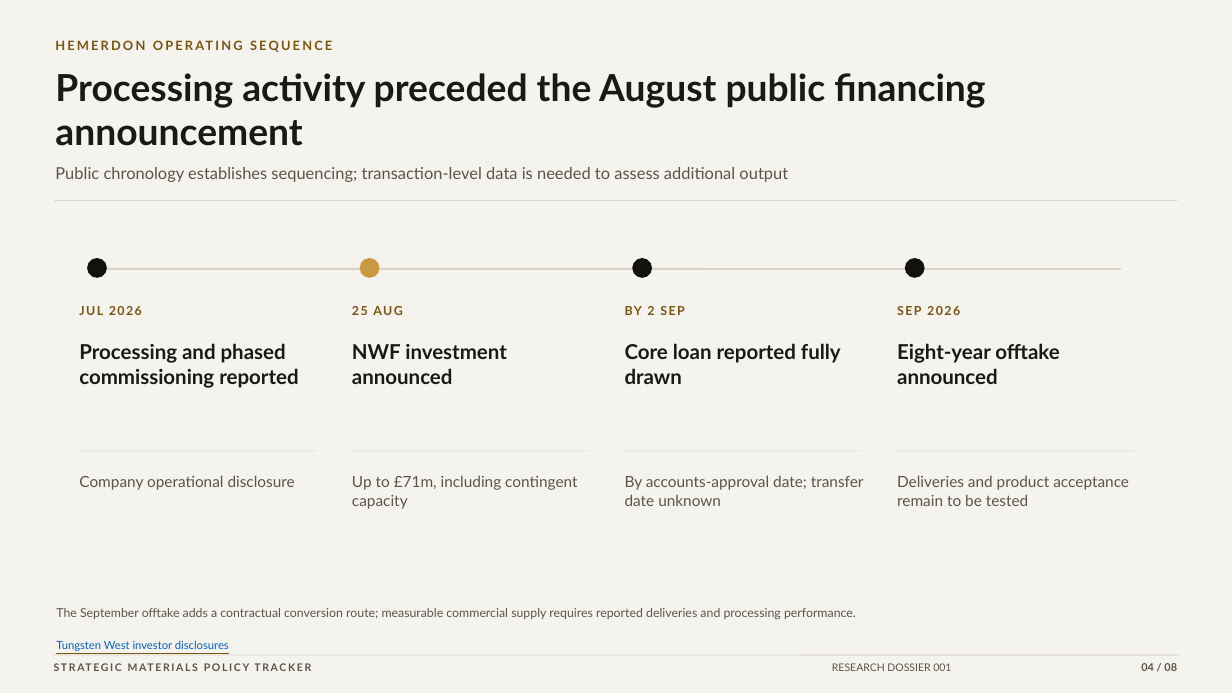
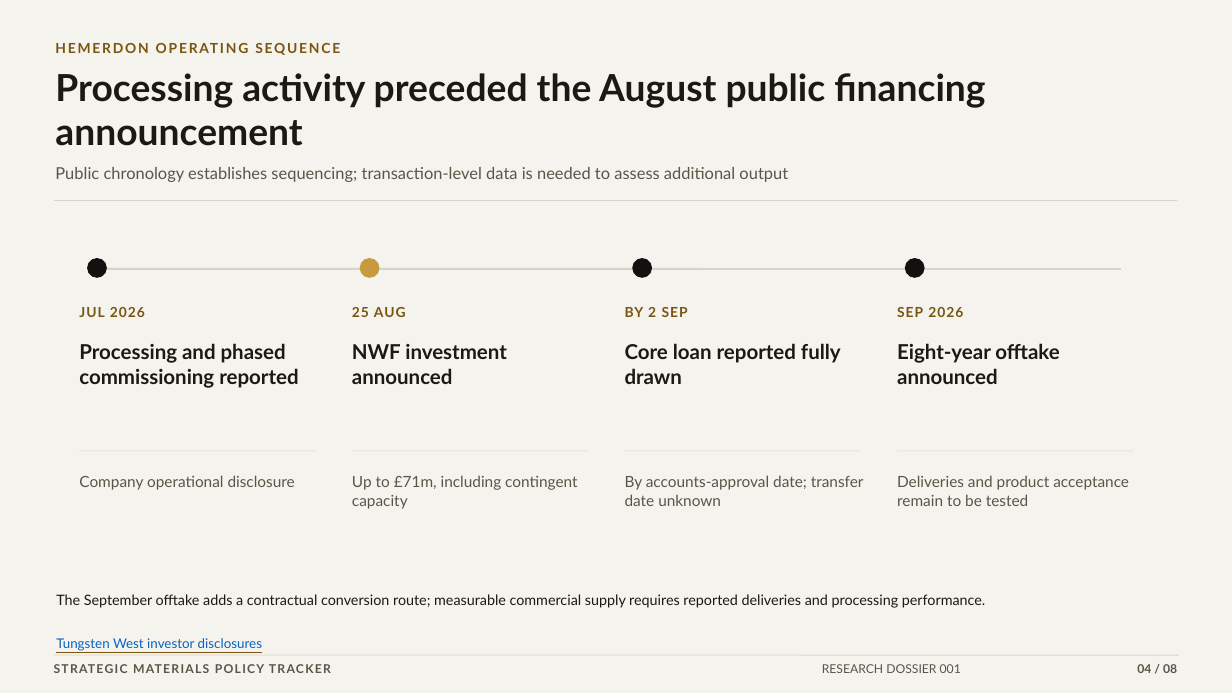
Before and after one commit to VSSpowerlifting/strategic-materials-policy-tracker, a slide deck: slide 4 of public/research/r001/tungsten-supply-security-archivo-executive.pptx. Drawn at 1232x693 pixels with LibreOffice and Linux fonts; fonts in the diff are those of the drawing. Boxes give left, top, right and bottom in pixels: in the first picture for what was removed or moved away, otherwise in the second. Text is boxed around its words. In the diff, an @@ line names an element or a change of style, - is before the commit and + after.

```diff
--- a/public/research/r001/tungsten-supply-security-archivo-executive.pptx
+++ b/public/research/r001/tungsten-supply-security-archivo-executive.pptx
@@ text "HEMERDON OPERATING SEQUENCE" at (55,36,1146,59): size 10 to 10.8 pt, letter spacing 1.7 to 1.4 pt @@
@@ size 9.7 to 10.8 pt, letter spacing 1.1 to 0.8 pt in 4 elements at (79,307,145,317), (352,307,406,317), (625,307,688,317), (897,307,963,317) @@
@@ text "The September offtake adds a ...": place and size @@
-text "The September offtake adds a ..." at (56,608,856,619)
+text "The September offtake adds a ..." at (56,594,985,608)
@@ text "The September offtake adds a ..." at (56,594,985,608): size 9.6 to 11.2 pt, text colour #5B5548 to #1B1915 @@
@@ text "Tungsten West investor disclosures" at (56,638,262,651): size 8.8 to 10.4 pt @@
@@ text "STRATEGIC MATERIALS POLICY TRACKER" at (54,660,479,678): size 8.2 to 9.5 pt, letter spacing 1.3 to 1 pt @@
@@ text "RESEARCH DOSSIER 001" at (822,664,961,673): size 8.2 to 9.5 pt @@
@@ text "04 / 08" at (1137,664,1177,673): size 8.5 to 9.5 pt @@
```
Also in this commit, not shown: 7 other slides changed, 4 other files.
